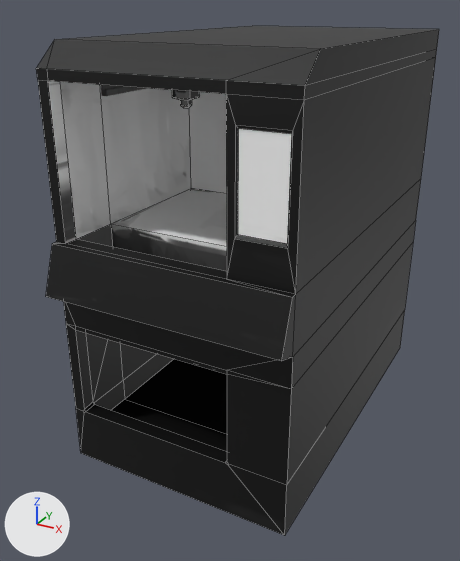
Before and after pictures for a commit that changed the FBX model Assets/Graphic/Map.fbx.
Camera for both pictures: a camera (50 mm lens) standing at (10.8, -19.9, 17.1) and looking at (-0.9, 1.3, 6.5). The axes (+X, +Y, +Z) are drawn at lower left. The lights are the same throughout. Mesh edges are drawn as thin lines on the coarser meshes. Where no turn or scale is listed for an object, it has been applied to the vertices.

The scene before the commit, as lines of its bpy script (objects in view):
```python
me_plane = bpy.data.meshes.new('Plane')
me_plane.from_pydata(...)  # 106 vertices, 108 faces; spans x -4.8..4.3, y -5.1..10.8, z 0.0..15.9
me_plane.materials.append(mat_mapmat)  # picture img_map_png
# before: 2 (4.3, -4.2, 7.2) at pixel (292, 357), 5 (4.3, -4.2, 9.3) at pixel (295, 294), 6 (-4.8, -4.2, 7.2), 10 (-4.8, -4.2, 9.3) at pixel (56, 241), 24 (4.3, -5.1, 7.5) at pixel (281, 361)
# before: 25 (-4.8, -5.1, 7.5) at pixel (45, 296), 26 (-4.8, -4.4, 9.3) at pixel (52, 243), 27 (4.3, -4.4, 9.3) at pixel (292, 297)
me_plane_002 = bpy.data.meshes.new('Plane.002')
me_plane_002.from_pydata(...)  # 8 vertices, 3 faces; spans x -4.41..2.03, y -1.73..4.06, z 7.69..9.26
me_plane_002.materials.append(mat_mapmat)  # picture img_map_png
ob_floor = bpy.data.objects.new('Floor', me_plane_002)
ob_floor.location = (0.0, 0.0, 0.0)
ob_main = bpy.data.objects.new('Main', me_plane)
ob_main.location = (0.0, 0.0, 0.0)
```
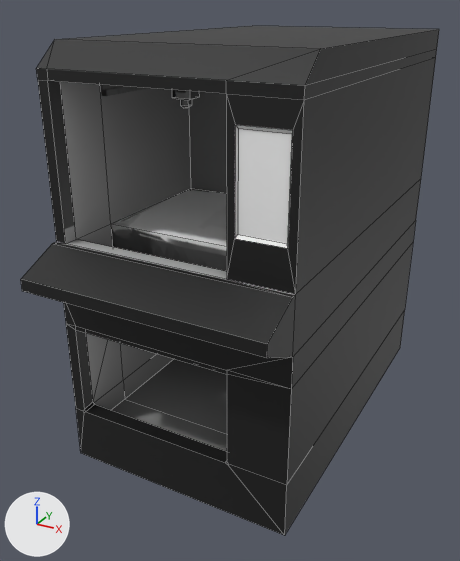
Boxes (x1, y1, x2, y2) around the edits, measured in the pictures (460 x 561 px; the box of a moved part takes in the faces that stretch with it):
'Main', reshaped
    before: (36, 26, 439, 535)
    after: (21, 26, 439, 535)
part 1 of me_plane, moved or reshaped
    before: (46, 244, 296, 361)
    after: (21, 244, 296, 358)
part 2 of me_plane, recoloured
    both: (45, 49, 428, 454)

The edits, one by one:
Picture 'MapCoverMat.png' (img_mapcovermat_png) is new.
Material 'MapCoverMat' (mat_mapcovermat) is new.
Its texture is img_mapcovermat_png (with its transparency).
me_plane is used by ob_main; location (0.0, 0.0, 0.0).
Verts and faces of me_plane; kept vertices keep their numbers, new ones are numbered from 106.
me_plane had 106 vertices, 108 faces and spanned x -4.8..4.3, y -5.1..10.8, z 0.0..15.9.
me_plane now has 108 vertices, 109 faces and spans x -4.8..4.3, y -6.1..10.8, z 0.0..15.9.
Part 1, on me_plane:
Vertices deleted: 24, 25 (with the faces that use them).
New vertex 106 is at (4.3, -6.1, 8.5), pixel (267, 344).
New vertex 107 is at (4.3, -6.1, 8.1), pixel (266, 358).
New vertex 108 is at (-4.8, -6.1, 8.1), pixel (22, 291).
New vertex 109 is at (-4.8, -6.1, 8.5), pixel (20, 279).
New faces: (6, 108, 109, 26, 10), (2, 107, 108, 6), (26, 109, 106, 27), (106, 109, 108, 107), (2, 5, 27, 106, 107).
me_plane part 2: 104 faces spanning x -4.8..4.3, y -4.4..10.8, z 0.0..15.9 switch from mat_mapmat (picture img_map_png) to mat_mapcovermat (picture img_mapcovermat_png).
